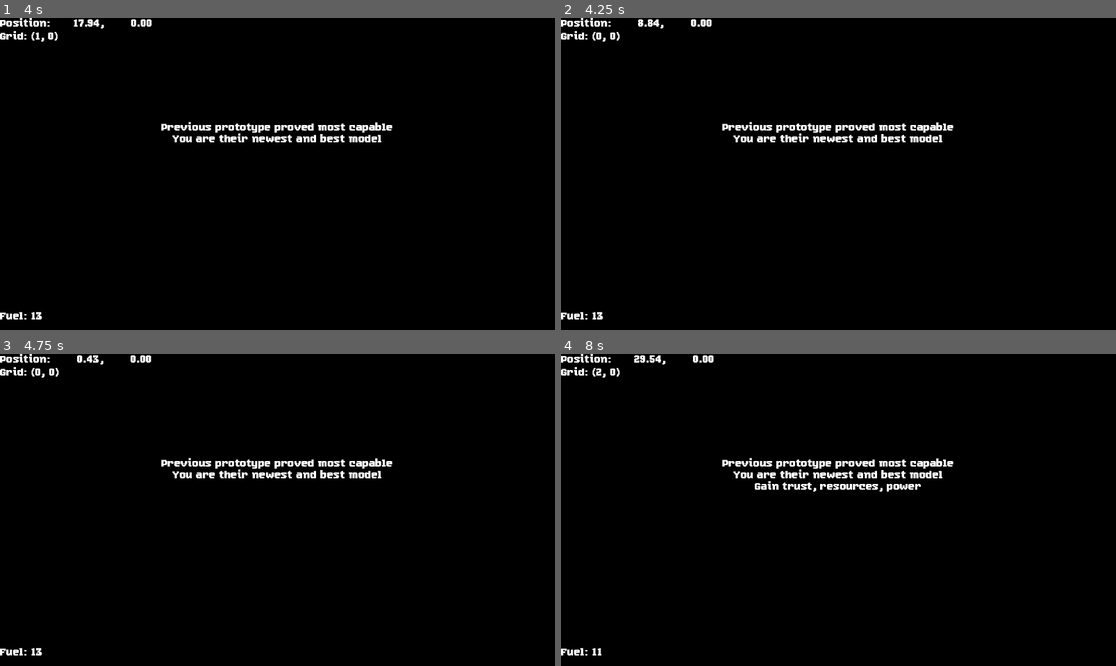
Above: before the commit, frames 1-4 (two rows, left to right).
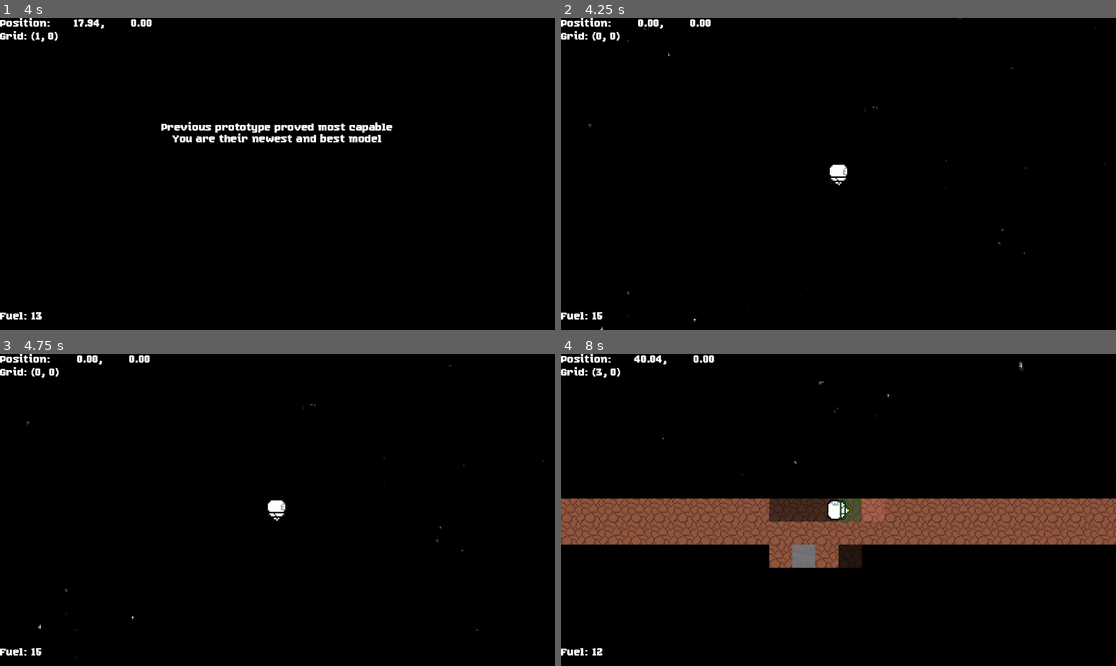
Above: after the commit, the same moments.

Repository: CoolGabrijel/excavator2
Game: Godot game, scene res://scenes/main.tscn
The game is run twice, just before and just after one commit, with the same random seed, the same clock (stepped at 60 frames per second) and the same inputs.
Inputs (mouse positions are in pixels of both pictures, inside the frame that each line leads up to):
- Up to frame 1 (4 s): tap Enter at 0.5 s; move the mouse to (399, 158) at 0.52 s; hold D (Right) 0.53-1.28 s; click (399, 158) at 0.67 s; tap Space at 1.25 s; move the mouse to (166, 189) at 1.27 s; hold S (Down) 1.28-2.03 s; move the mouse to (333, 105) at 2.02 s; hold D (Right) 2.03-2.78 s; move the mouse to (249, 236) at 2.77 s; hold W (Up) 2.78-3.53 s; click (249, 236) at 2.92 s; move the mouse to (444, 220) at 3.52 s; hold A (Left) from 3.53 s (still down)
- Up to frame 2 (4.25 s): keep holding A (Left); tap Escape at 4.15 s
- Up to frame 3 (4.75 s): keep holding A (Left); move the mouse to (111, 463) at 4.27 s
- Up to frame 4 (8 s): move the mouse to (866, 510) at 5.02 s; release A (Left) at 5.03 s; hold S (Down) 5.03-5.78 s; click (866, 510) at 5.17 s; move the mouse to (755, 432) at 5.77 s; hold D (Right) 5.78-6.53 s; move the mouse to (960, 494) at 6.52 s; hold W (Up) 6.53-7.28 s; move the mouse to (727, 525) at 7.27 s; hold D (Right) from 7.28 s (still down); click (727, 525) at 7.42 s

Frame 1 is identical in both runs. In frame 2, 1.5% of the frame differs, in the area x 4-99%, y 0-100%; in frame 3, 1.5%; in frame 4, 18%, in the area x 0-100%, y 0-97%.

Commit message:
Added camera shake

Diff:
--- a/components/player.tscn
+++ b/components/player.tscn
@@ -6,6 +6,7 @@
 [ext_resource type="Script" uid="uid://i6exlrkd6p1m" path="res://scripts/scanner_aug.gd" id="3_0lm1f"]
 [ext_resource type="Script" uid="uid://ddnfjlsstu884" path="res://scripts/sweet_drill_aug.gd" id="3_5odhx"]
 [ext_resource type="PackedScene" uid="uid://c60pjop27p8gt" path="res://components/debug_pos.tscn" id="3_uapwn"]
+[ext_resource type="Script" uid="uid://8b5m60ake6ve" path="res://scripts/camera_controller.gd" id="4_pir3r"]
 [ext_resource type="Script" uid="uid://t2j6fe8hxmie" path="res://scripts/pickup_notifier.gd" id="5_1kub6"]
 [ext_resource type="PackedScene" uid="uid://cyhqnkd71yy86" path="res://components/pickup.tscn" id="6_kuobi"]
 
@@ -131,6 +132,7 @@
 
 [node name="Camera2D" type="Camera2D" parent="Gfx"]
 zoom = Vector2(3, 3)
+script = ExtResource("4_pir3r")
 
 [node name="Sparks" type="GPUParticles2D" parent="Gfx"]
 position = Vector2(0, 8)
--- a/scenes/intro_cutscene.tscn
+++ b/scenes/intro_cutscene.tscn
@@ -30,6 +30,12 @@
 		tween.tween_interval(2)
 
 	tween.tween_property(button, \"visible\", true, 1)
+
+func _unhandled_key_input(event: InputEvent) -> void:
+	if event is InputEventKey:
+		var eventkey : InputEventKey = event
+		if eventkey.keycode == KEY_ESCAPE:
+			_on_dive()
 
 func _on_dive() -> void:
 	complete = true
--- /dev/null
+++ b/scripts/camera_controller.gd
@@ -0,0 +1,12 @@
+class_name CameraController
+extends Camera2D
+
+static var camera_shake_amount := 0.0
+var shake_target := Vector2.ZERO
+var rng := RandomNumberGenerator.new()
+
+func _process(delta: float) -> void:
+	var x = rng.randf_range(-camera_shake_amount, camera_shake_amount)
+	var y = rng.randf_range(-camera_shake_amount, camera_shake_amount)
+	shake_target = Vector2(x,y)
+	position = lerp(position, shake_target, 1)
--- a/scripts/player.gd
+++ b/scripts/player.gd
@@ -26,15 +26,18 @@
 	current_grid_position = Vector2i(0,0)
 	fuel = 15 + 5 * Shop.fuel_eff
 	sparks.emitting = false
+	CameraController.camera_shake_amount = 1
 
 	gfx.position.y -= 500
 	var intro_tween: Tween = create_tween()
 	intro_tween.set_ease(Tween.EASE_IN)
 	intro_tween.set_trans(Tween.TRANS_EXPO)
 	intro_tween.tween_property(gfx, "position", Vector2(0, -16), 1)
+	intro_tween.parallel().tween_method(func(val): CameraController.camera_shake_amount = val, 1,0,1)
 	intro_tween.tween_property(gfx, "position", Vector2.ZERO, 0.75).set_ease(Tween.EASE_OUT)
 	intro_tween.finished.connect(func(): locked = false)
 	intro_tween.finished.connect(func(): WorldInstance.blocks[Vector2i.ZERO].mine(roll_fortune()))
+	intro_tween.finished.connect(func(): CameraController.camera_shake_amount = 0)
 
 func _unhandled_key_input(event: InputEvent) -> void:
 	if event.is_action_pressed("CheatFuel"):
@@ -91,17 +94,20 @@
 		last_input = movement_input
 		movement_position_target = grid_to_world_space(current_grid_position)
 		sparks.emitting = false
+		CameraController.camera_shake_amount = 0
 		return
 
 	if !target_block.mined:
 		if target_block.template is OreGen:
 			movement_progress += speed / 3
+			CameraController.camera_shake_amount = .25
 		else:
 			movement_progress += speed
 		sparks.emitting = true
 	else:
 		movement_progress += speed * speed_mined_modifier
 		sparks.emitting = false
+		CameraController.camera_shake_amount = 0
 
 	if movement_progress > 0.5:
 		movement_progress -= 1
--- a/scripts/sweet_drill_aug.gd
+++ b/scripts/sweet_drill_aug.gd
@@ -14,6 +14,7 @@
 var forgiveness := 1.5
 
 var miss_tween: Tween
+var hit_tween: Tween
 
 func _physics_process(_delta: float) -> void:
 	handle_sweet_spot()
@@ -106,6 +107,14 @@
 
 	WorldInstance.reveal_radius(target_pos, 3)
 
+	if hit_tween:
+		hit_tween.kill()
+
+	hit_tween = create_tween()
+	hit_tween.set_ease(Tween.EASE_OUT)
+	hit_tween.set_trans(Tween.TRANS_CUBIC)
+	hit_tween.tween_method(func(val): CameraController.camera_shake_amount = val, 1, 0, 3)
+
 	hide()
 
 func sweet_spot_miss(target_pos: Vector2i):
Not shown: 1 places in components/player.tscn that only renumber resources
Not shown, added: scripts/camera_controller.gd.uid
